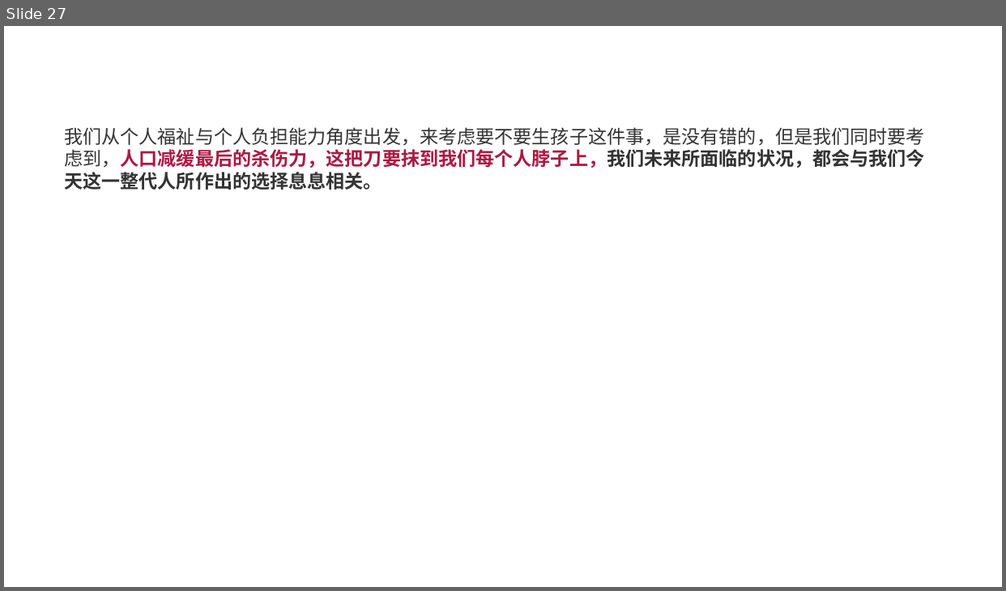
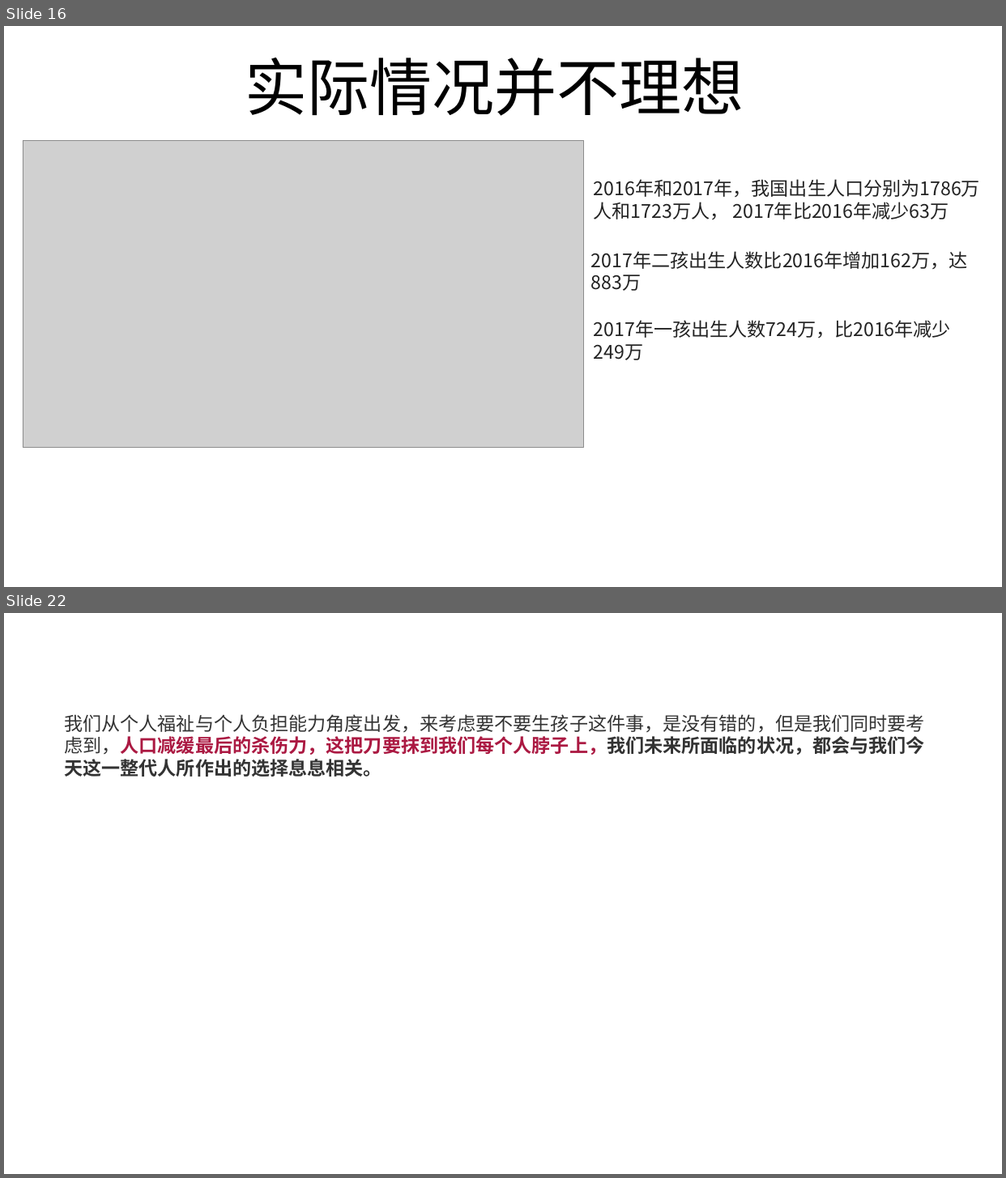
Before and after one commit to FredJiangFei/freetalk, a slide deck: 生娃是国家大事/sw - Copy.pptx. Shown one above the other, each under a label of ours: slide 27 before the commit, slides 16 and 22 after it; the slides between them are not shown. The pictures are 1006x591 and 1006x1178 pixels, drawn with LibreOffice and Linux fonts; fonts in the diff are those of the drawing; grey boxes stand for pictures. Boxes give left, top, right and bottom in pixels: in the first picture for what was removed or moved away, otherwise in the second. Text is boxed around its words. In the diff, an @@ line names an element or a change of style, - is before the commit and + after.

```diff
--- a/生娃是国家大事/sw - Copy.pptx
+++ b/生娃是国家大事/sw - Copy.pptx
@@ slide 16 added at (4,26,1002,587), background #FFFFFF @@
@@ title added at (245,58,744,116), 60 pt, text #000000 @@
+实际情况并不理想
@@ picture added at (23,140,584,447) @@
@@ text added at (594,179,980,220), 18 pt, text #222222 @@
+2016年和2017年，我国出生人口分别为1786万人和1723万人， 2017年比2016年减少63万
@@ text added at (591,251,967,291), 18 pt, text #222222 @@
+2017年二孩出生人数比2016年增加162万，达883万
@@ text added at (594,320,951,339), 18 pt, text #222222 @@
+2017年一孩出生人数724万，比2016年减少249万
@@ what was slide 27 is now slide 22 @@
```
Also in this commit, not shown: 13 slides changed, 4 other slides added, 10 slides removed, 2 other files.
